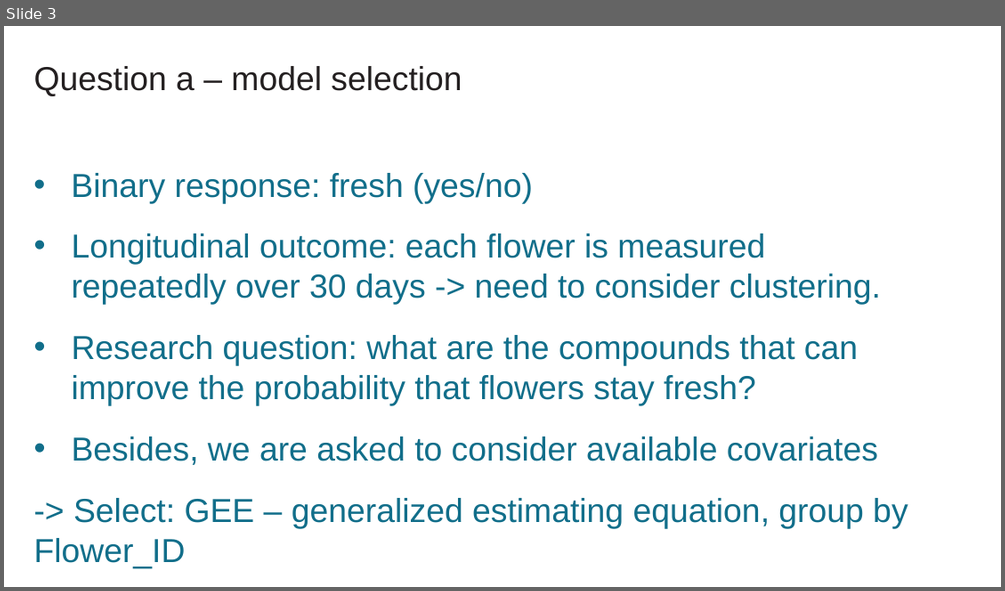
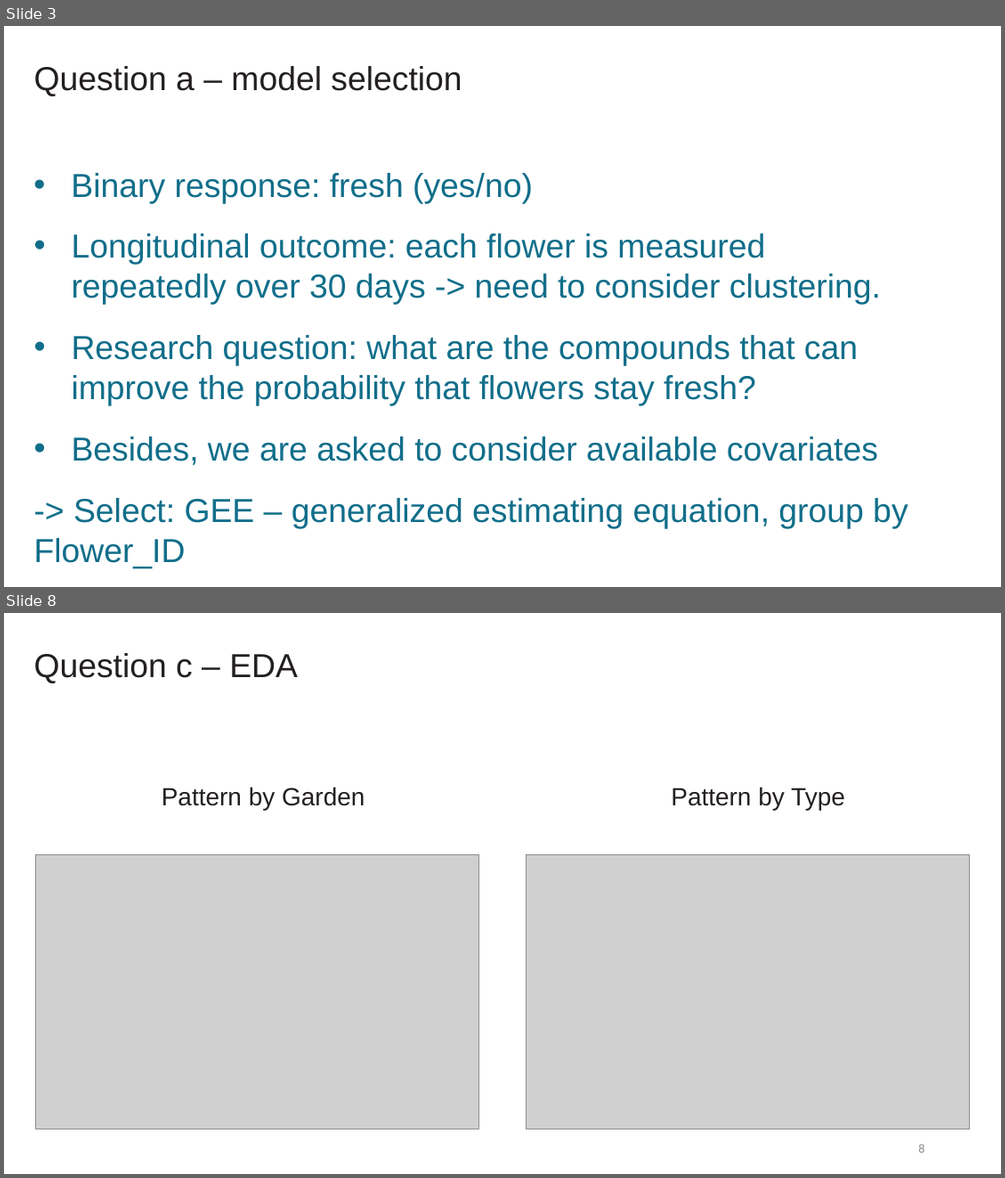
Before and after one commit to LeoLuongVuong/PMHD_Group_17, a slide deck: final_report/datasets/PMHD_Leo_Ermi.pptx. Shown one above the other, each under a label of ours: slide 3 before the commit, slides 3 and 8 after it; the slides between them are not shown. The pictures are 1005x591 and 1005x1178 pixels, drawn with LibreOffice and Linux fonts; fonts in the diff are those of the drawing; grey boxes stand for pictures. Boxes give left, top, right and bottom in pixels: in the first picture for what was removed or moved away, otherwise in the second. Text is boxed around its words. In the diff, an @@ line names an element or a change of style, - is before the commit and + after.

```diff
--- a/final_report/datasets/PMHD_Leo_Ermi.pptx
+++ b/final_report/datasets/PMHD_Leo_Ermi.pptx
@@ slide 8 added at <box>4,613,1001,1174</box>, background #FFFFFF @@
@@ text added at <box>34,653,298,683</box>, 32 pt, text #231F20 @@
+Question c – EDA
@@ text added at <box>162,787,845,811</box>, 24 pt, text #231F20 @@
+Pattern by Garden Pattern by Type
@@ picture added at <box>35,854,478,1128</box> @@
@@ picture added at <box>526,854,970,1128</box> @@
@@ page number added at <box>918,1143,924,1152</box>, 12 pt, text #8C8C8C @@
+8
```
Also in this commit, not shown: 3 slides changed, 1 other slide added, 15 other files.
